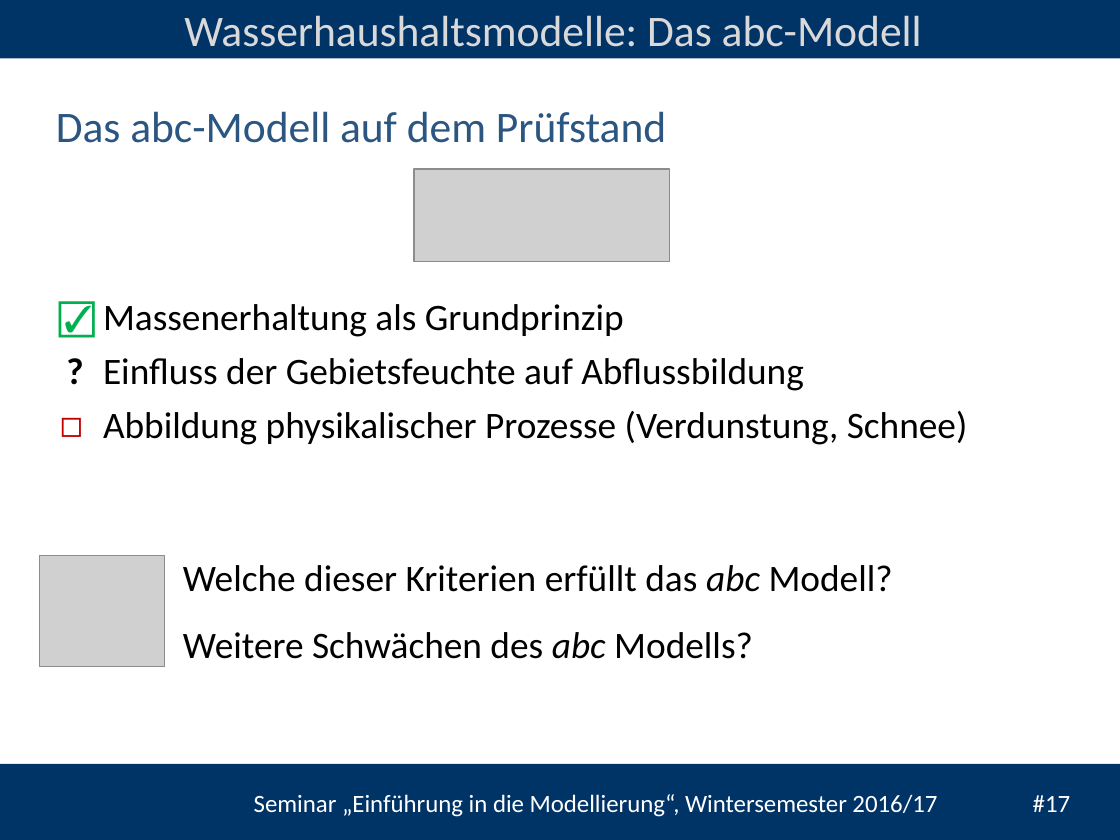
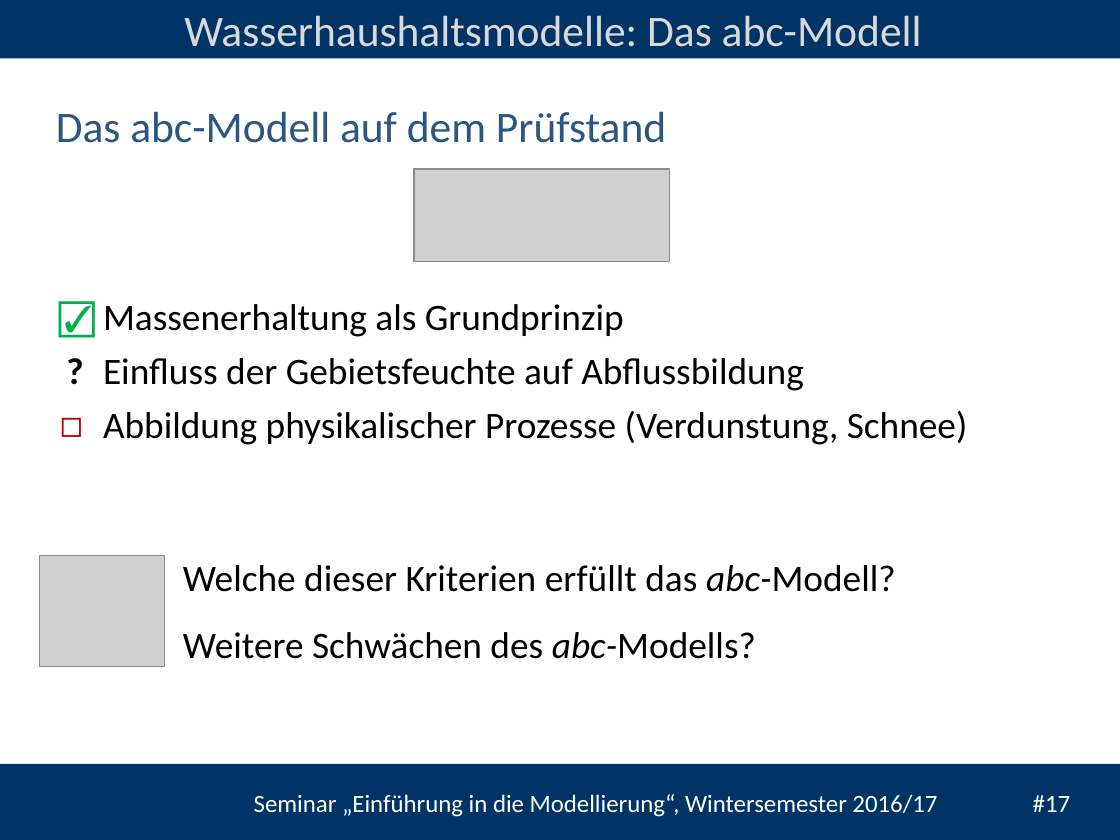
Before and after one commit to heistermann/Einf_Modellierung, a slide deck: slide 17 of Termin_2/folien/UebungModellierung#2.pptx. Drawn at 1120x840 pixels with LibreOffice and Linux fonts; fonts in the diff are those of the drawing; grey boxes stand for pictures; background and template pictures are left out. Boxes give left, top, right and bottom in pixels: in the first picture for what was removed or moved away, otherwise in the second. Text is boxed around its words. In the diff, an @@ line names an element or a change of style, - is before the commit and + after.

```diff
--- a/Termin_2/folien/UebungModellierung#2.pptx
+++ b/Termin_2/folien/UebungModellierung#2.pptx
@@ text at <box>183,565,895,592</box>: text changed @@
-Welche dieser Kriterien erfüllt das abc Modell?
+Welche dieser Kriterien erfüllt das abc-Modell?
@@ text at <box>183,632,756,659</box>: text changed @@
-Weitere Schwächen des abc Modells?
+Weitere Schwächen des abc-Modells?
```
Also in this commit, not shown: 5 other slides changed, 8 other files.
